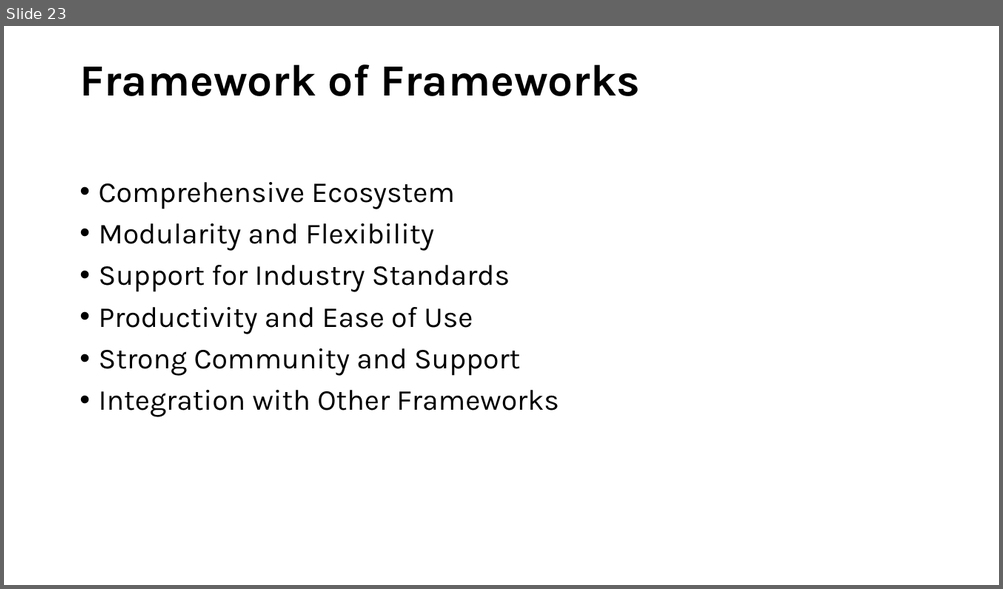
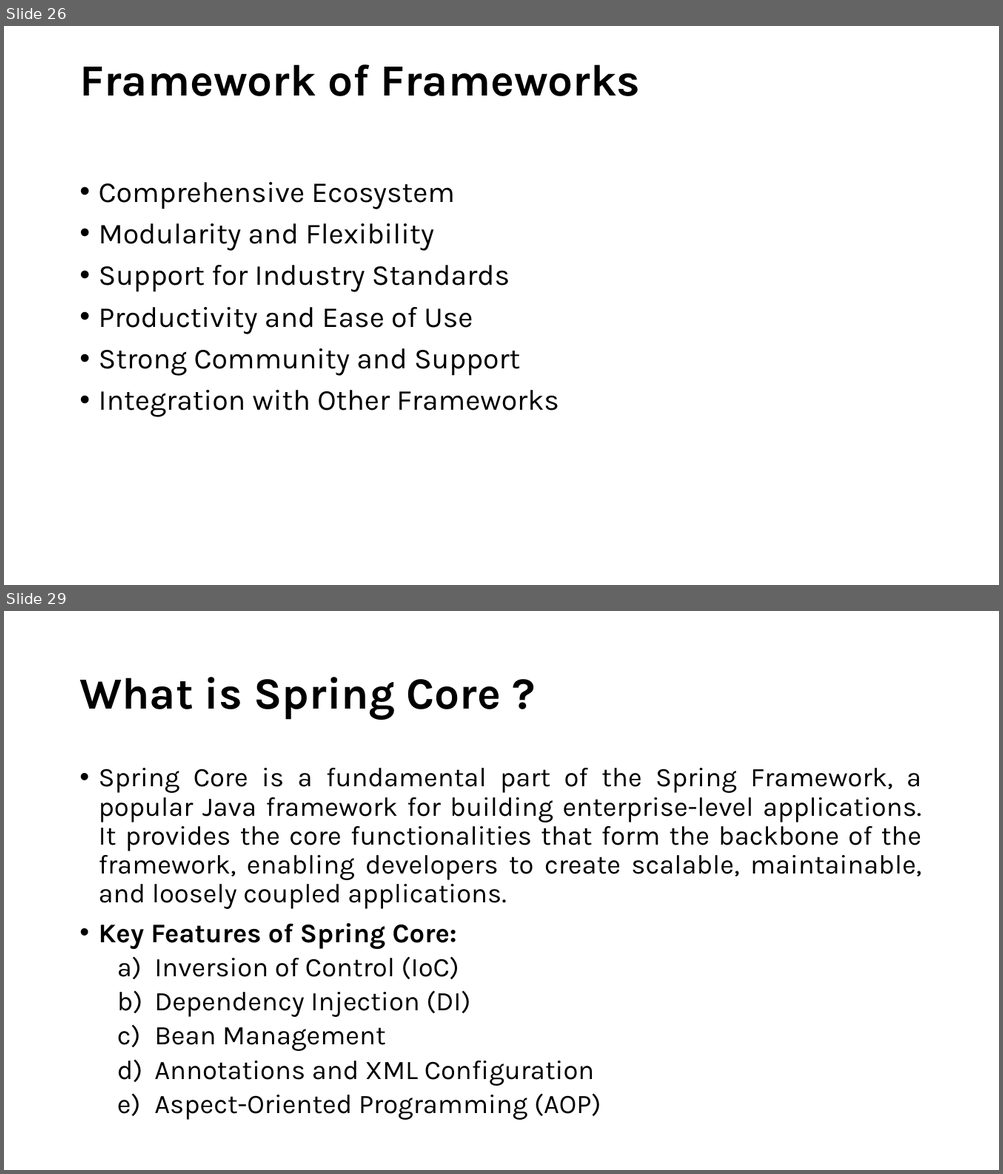
Before and after one commit to ProgrammingStairs/Hibernate-330pm, a slide deck: Spring Introduction.pptx. Shown one above the other, each under a label of ours: slide 23 before the commit, slides 26 and 29 after it; the slides between them are not shown. The pictures are 1003x589 and 1003x1174 pixels, drawn with LibreOffice and Linux fonts; fonts in the diff are those of the drawing. Boxes give left, top, right and bottom in pixels: in the first picture for what was removed or moved away, otherwise in the second. Text is boxed around its words. In the diff, an @@ line names an element or a change of style, - is before the commit and + after.

```diff
--- a/Spring Introduction.pptx
+++ b/Spring Introduction.pptx
@@ slide 29 added at bbox=[4, 611, 999, 1170], background #FFFFFF @@
@@ title added at bbox=[79, 677, 501, 720], 43 pt, text #000000, bold @@
+What is Spring Core ?
@@ text added at bbox=[99, 768, 922, 1120], 26 pt, text #000000 @@
+• Spring Core is a fundamental part of the Spring Framework, a popular Java framework for building enterprise-level applications. It provides the core functionalities that form the backbone of the framework, enabling developers to create scalable, maintainable, and loosely coupled applications.
+• Key Features of Spring Core:
+  a) Inversion of Control (IoC)
+  b) Dependency Injection (DI)
+  c) Bean Management
+  d) Annotations and XML Configuration
+  e) Aspect-Oriented Programming (AOP)
@@ what was slide 23 is now slide 26 @@
```
Also in this commit, not shown: 3 slides changed, 9 other slides added.
